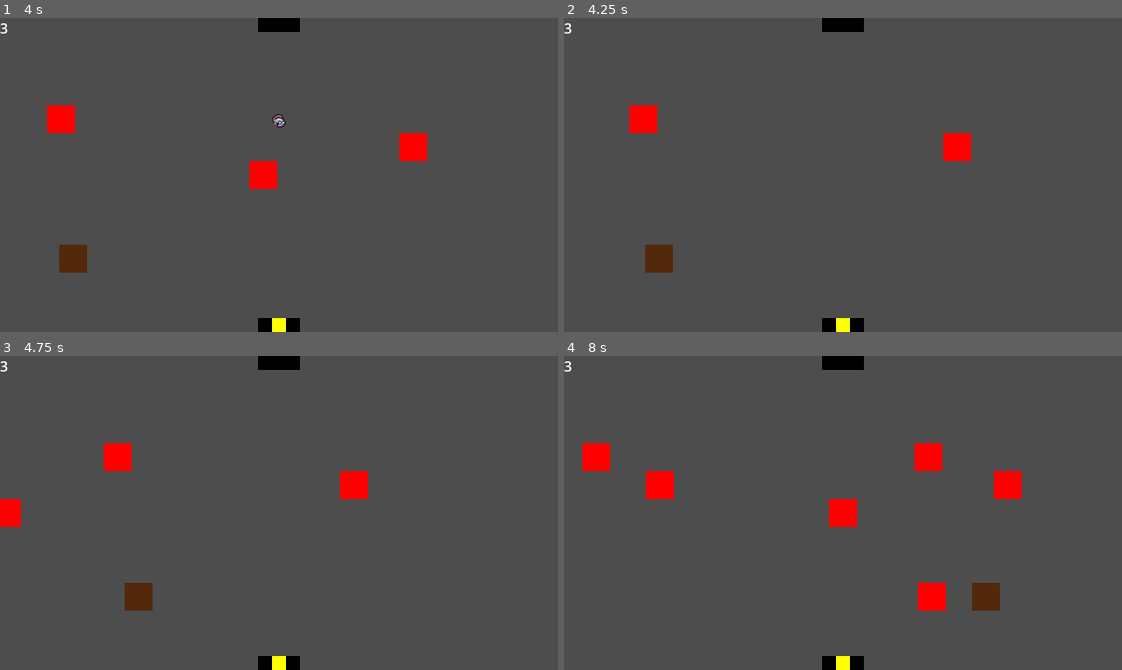
Above: before the commit, frames 1-4 (two rows, left to right).
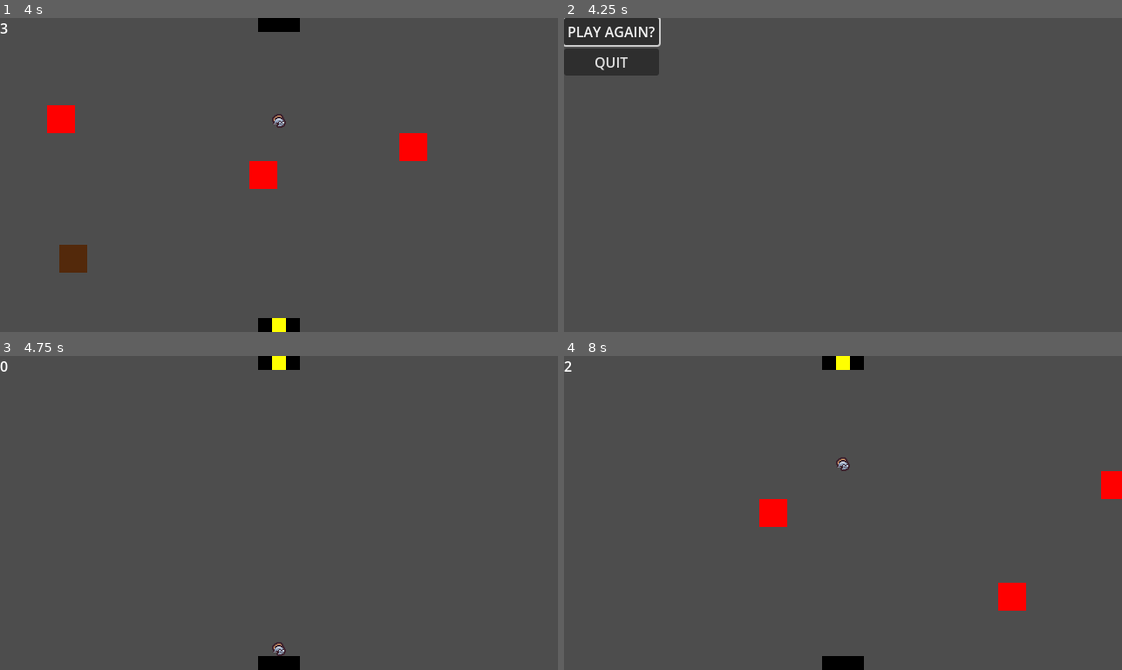
Above: after the commit, the same moments.

Repository: SpoopCats/FiniteStateMachine
Game: Godot game, scene res://scenes/main.tscn
Same seed, same stepped clock (60 frames per second), same inputs: the game is played once before the commit and once after it.
Inputs (mouse positions are in pixels of both pictures, inside the frame that each line leads up to):
- Up to frame 1 (4 s): tap Enter (ui_accept) at 0.5, 0.77, 1.52, 3.02, 3.77 s
- Up to frame 2 (4.25 s): no input
- Up to frame 3 (4.75 s): click (50, 368) at 4.25 s, where only the run after the commit has a clickable "PLAY AGAIN?"
- Up to frame 4 (8 s): tap Enter (ui_accept) at 5.27, 6.77, 7.52 s

Frame 1 is identical in both runs. In frame 2, 5.0% of the frame differs, in the area x 0-73%, y 0-100%; in frame 3, 2.0%; in frame 4, 4.6%.

Commit message:
Game Over / Replay added
Losing now takes you to a game over screen. From there, you can play again.

Diff:
--- /dev/null
+++ b/scenes/UI/game_over_menu/game_over_menu.gd
@@ -0,0 +1,16 @@
+extends Control
+
+# neighbours not set for buttons yet
+# see this tutorial to setup: https://youtu.be/Mx3iyz8AUAE?si=6mYd4O2LqKQbzZlQ&t=165
+
+
+func _ready() -> void:
+	$MarginContainer/VBoxContainer/PlayAgain.grab_focus()
+
+
+func _on_play_again_pressed() -> void:
+	get_tree().change_scene_to_file("res://scenes/main.tscn")
+
+
+func _on_quit_pressed() -> void:
+	get_tree().quit()
--- /dev/null
+++ b/scenes/UI/game_over_menu/game_over_menu.tscn
@@ -0,0 +1,31 @@
+[gd_scene load_steps=2 format=3 uid="uid://4pbbpdmw12o7"]
+
+[ext_resource type="Script" path="res://scenes/UI/game_over_menu/game_over_menu.gd" id="1_d3v8l"]
+
+[node name="GameOverMenu" type="Control"]
+layout_mode = 3
+anchors_preset = 15
+anchor_right = 1.0
+anchor_bottom = 1.0
+grow_horizontal = 2
+grow_vertical = 2
+script = ExtResource("1_d3v8l")
+
+[node name="MarginContainer" type="MarginContainer" parent="."]
+layout_mode = 0
+offset_right = 40.0
+offset_bottom = 40.0
+
+[node name="VBoxContainer" type="VBoxContainer" parent="MarginContainer"]
+layout_mode = 2
+
+[node name="PlayAgain" type="Button" parent="MarginContainer/VBoxContainer"]
+layout_mode = 2
+text = "PLAY AGAIN?"
+
+[node name="Quit" type="Button" parent="MarginContainer/VBoxContainer"]
+layout_mode = 2
+text = "QUIT"
+
+[connection signal="pressed" from="MarginContainer/VBoxContainer/PlayAgain" to="." method="_on_play_again_pressed"]
+[connection signal="pressed" from="MarginContainer/VBoxContainer/Quit" to="." method="_on_quit_pressed"]
--- a/scenes/UI/start_menu/start_menu.gd
+++ b/scenes/UI/start_menu/start_menu.gd
@@ -1,6 +1,7 @@
 extends Control
 
 # neighbours not set for buttons yet
+# probably only need it on Play UP & Quit DOWN so it loops
 # see this tutorial to setup: https://youtu.be/Mx3iyz8AUAE?si=6mYd4O2LqKQbzZlQ&t=165
 
 func _ready() -> void:
--- a/scenes/game_objects/player/moving_down.gd
+++ b/scenes/game_objects/player/moving_down.gd
@@ -36,9 +36,7 @@
 			node_collided_with.queue_free()
 		if node_collided_with.is_in_group('enemy'):
 			#placeholder code for something that happens when Ralph hits enemies
-			print("enemy!")
-			player.queue_free()
-			node_collided_with.queue_free()
+			get_tree().change_scene_to_file('res://scenes/UI/game_over_menu/game_over_menu.tscn')
 
 
 func Exit():
--- a/scenes/game_objects/player/moving_up.gd
+++ b/scenes/game_objects/player/moving_up.gd
@@ -36,9 +36,7 @@
 			node_collided_with.queue_free()
 		if node_collided_with.is_in_group('enemy'):
 			#placeholder code for something that happens when Ralph hits enemies
-			print("enemy!")
-			player.queue_free()
-			node_collided_with.queue_free()
+			get_tree().change_scene_to_file('res://scenes/UI/game_over_menu/game_over_menu.tscn')
 
 
 func Exit():
